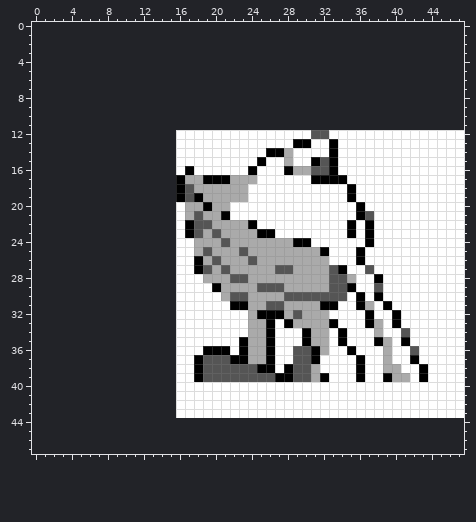
One commit to this pixel-art sprite: gfx/pokemon/back/froslassb.png. Above, as it was before the edit.
The file is 32x32 pixels. The old version is drawn lined up with the new one, on the new canvas.
After the commit:
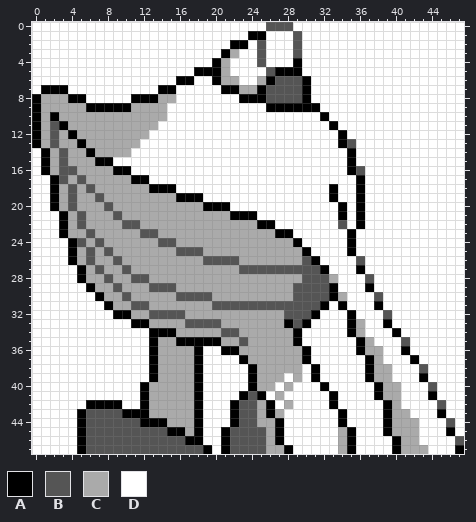
Palette (. is transparent): A #000000  B #555555  C #aaaaaa  D #ffffff
The exact change:
canvas 32x32 -> 48x48, the old top-left corner now at 16,12
@@ x 0..47 @@
- 0 ................................................
- 1 ................................................
- 2 ................................................
- 3 ................................................
- 4 ................................................
- 5 ................................................
- 6 ................................................
- 7 ................................................
- 8 ................................................
- 9 ................................................
-10 ................................................
-11 ................................................
-12 ................DDDDDDDDDDDDDDDBBDDDDDDDDDDDDDDD
-13 ................DDDDDDDDDDDDDAADDADDDDDDDDDDDDDD
-14 ................DDDDDDDDDDAACDDDDADDDDDDDDDDDDDD
-15 ................DDDDDDDDDADDCDDABADDDDDDDDDDDDDD
-16 ................DADDDDDDADDDACCBBADDDDDDDDDDDDDD
-17 ................ACCAAACCCDDDDDDAAAADDDDDDDDDDDDD
-18 ................ABCCCCCCDDDDDDDDDDDADDDDDDDDDDDD
-19 ................ABACCCCCDDDDDDDDDDDADDDDDDDDDDDD
-20 ................DCCACCDDDDDDDDDDDDDDADDDDDDDDDDD
-21 ................DCBCCADDDDDDDDDDDDDDABDDDDDDDDDD
-22 ................DABBCCCCADDDDDDDDDDADADDDDDDDDDD
-23 ................DABCBCCCCAADDDDDDDDADADDDDDDDDDD
-24 ................DDCCCBCCCCCCCAADDDDDDADDDDDDDDDD
-25 ................DDCBCCCBCCCCCCCCADDDADDDDDDDDDDD
-26 ................DDACBCCCBCCCCCCCCDDDADDDDDDDDDDD
-27 ................DDABCBCCCCCBBCCCCBADDBDDDDDDDDDD
-28 ................DDDCCCBBCCCCCCCCCBBCDDADDDDDDDDD
-29 ................DDDDACCCCBBBCCCCCBBADDBDDDDDDDDD
-30 ................DDDDDCBBCCCCBBBBBBBDADADDDDDDDDD
-31 ................DDDDDDAACCBBCCCCAADDACDADDDDDDDD
-32 ................DDDDDDDDCAAACBCCCDDDDADDADDDDDDD
-33 ................DDDDDDDDCCADACCCCADDDACDADDDDDDD
-34 ................DDDDDDDDCCADDDACCDADDDCDDBDDDDDD
-35 ................DDDDDDDACCADDDACCDADDDACDADDDDDD
-36 ................DDDAAADACCADDBBACDDADDDCDDBDDDDD
-37 ................DDABBBAACCADDBBADDDDADDCDDADDDDD
-38 ................DDABBBBBBAADABBCDDDDADDCCDDADDDD
-39 ................DDABBBBBBBBAABBCADDDADDACCDADDDD
-40 ................DDDDDDDDDDDDDDDDDDDDDDDDDDDDDDDD
-41 ................DDDDDDDDDDDDDDDDDDDDDDDDDDDDDDDD
-42 ................DDDDDDDDDDDDDDDDDDDDDDDDDDDDDDDD
-43 ................DDDDDDDDDDDDDDDDDDDDDDDDDDDDDDDD
-44 ................................................
-45 ................................................
-46 ................................................
-47 ................................................
+ 0 DDDDDDDDDDDDDDDDDDDDDDDDDDBBBDDDDDDDDDDDDDDDDDDD
+ 1 DDDDDDDDDDDDDDDDDDDDDDDDAADDDBDDDDDDDDDDDDDDDDDD
+ 2 DDDDDDDDDDDDDDDDDDDDDDAADBDDDBDDDDDDDDDDDDDDDDDD
+ 3 DDDDDDDDDDDDDDDDDDDDDACDDBDDDBDDDDDDDDDDDDDDDDDD
+ 4 DDDDDDDDDDDDDDDDDDDDACDDDBDDDADDDDDDDDDDDDDDDDDD
+ 5 DDDDDDDDDDDDDDDDDDAAACDDDDBAAADDDDDDDDDDDDDDDDDD
+ 6 DDDDDDDDDDDDDDDDAADDACCDDCABBBADDDDDDDDDDDDDDDDD
+ 7 DAAADDDDDDDDDDAADDDDDAACCABBBBADDDDDDDDDDDDDDDDD
+ 8 ACCCAADDDDDAAACCDDDDDDDAAABBBBADDDDDDDDDDDDDDDDD
+ 9 ACCCCCAAAAACCCCDDDDDDDDDDDAAAAAADDDDDDDDDDDDDDDD
+10 ACACCCCCCCCCCCCDDDDDDDDDDDDDDDDDADDDDDDDDDDDDDDD
+11 ACBACCCCCCCCCCDDDDDDDDDDDDDDDDDDDADDDDDDDDDDDDDD
+12 ACBCACCCCCCCCDDDDDDDDDDDDDDDDDDDDDADDDDDDDDDDDDD
+13 ACBCCACCCCCCDDDDDDDDDDDDDDDDDDDDDDABDDDDDDDDDDDD
+14 DACBCCACCCCDDDDDDDDDDDDDDDDDDDDDDDDADDDDDDDDDDDD
+15 DACBCCCAADDDDDDDDDDDDDDDDDDDDDDDDDDADDDDDDDDDDDD
+16 DACBBCCCCAADDDDDDDDDDDDDDDDDDDDDDDDABDDDDDDDDDDD
+17 DDABCBCCCCCAADDDDDDDDDDDDDDDDDDDDDDDADDDDDDDDDDD
+18 DDACBCBCCCCCCAAADDDDDDDDDDDDDDDDDADDADDDDDDDDDDD
+19 DDACBCCBCCCCCCCCAAADDDDDDDDDDDDDDADDADDDDDDDDDDD
+20 DDACBCCCBCCCCCCCCCCAAADDDDDDDDDDDDADADDDDDDDDDDD
+21 DDDACBCCCBCCCCCCCCCCCCAAADDDDDDDDDADADDDDDDDDDDD
+22 DDDACBCCCCBBCCCCCCCCCCCCCAADDDDDDDBDADDDDDDDDDDD
+23 DDDACCBCCCCCBBCCCCCCCCCCCCCAADDDDDDADDDDDDDDDDDD
+24 DDDDABCBCCCCCCBBCCCCCCCCCCCCCADDDDDADDDDDDDDDDDD
+25 DDDDACBCBCCCCCCCBBBCCCCCCCCCCCADDDDADDDDDDDDDDDD
+26 DDDDACBCCBCCCCCCCCCBBBBCCCCCCCBADDDDBDDDDDDDDDDD
+27 DDDDDACBCCBCCCCCCCCCCCCBBBBBBBBBADDDADDDDDDDDDDD
+28 DDDDDACCBCCBBCCCCCCCCCCCCCCCCCBBBCDDDBDDDDDDDDDD
+29 DDDDDDACCBCCCBBBCCCCCCCCCCCCCBBBBADDDADDDDDDDDDD
+30 DDDDDDDACCBCCCCCBBBBCCCCCCCCCBBBBACDDDBDDDDDDDDD
+31 DDDDDDDDACCBBCCCCCCCBBBBBBBBBBBBADADDDADDDDDDDDD
+32 DDDDDDDDDAACCBBBBCCCCCCCCCCCBBBADDDADDDBDDDDDDDD
+33 DDDDDDDDDDDAACCCCBBBBCCCCCCCABADDDDACDDADDDDDDDD
+34 DDDDDDDDDDDDDAAACCCCCBBCCCCCCADDDDDACDDDADDDDDDD
+35 DDDDDDDDDDDDDACCAAAAACCBCCCCCADDDDDDACDDDBDDDDDD
+36 DDDDDDDDDDDDDACCCCADDAACCCCCCCADDDDDACCDDADDDDDD
+37 DDDDDDDDDDDDDACCCCADDDDACCCCCCADDDDDDACDDDADDDDD
+38 DDDDDDDDDDDDDACCCCADDDDDACCCCCDADDDDDACCDDDBDDDD
+39 DDDDDDDDDDDDDACCCCADDDDDACCCDCDADDDDDACCDDDADDDD
+40 DDDDDDDDDDDDACCCCCADDDDDACCDCDDDADDDDDACCDDDBDDD
+41 DDDDDDDDDDDDACCCCCADDDDABADCDDDDDADDDDACCDDDADDD
+42 DDDDDDAAAADDACCCCCADDDABBCADCDDDDADDDDDACDDDDBDD
+43 DDDDDABBBBAAACCCCCADDDABBCACDDDDDDADDDDACCDDDADD
+44 DDDDDABBBBBBAAACCCADDDABBCCADDDDDDADDDDACCCDDDBD
+45 DDDDDABBBBBBBBBAACADDABBBBCADDDDDDCADDDACCCDDDAD
+46 DDDDDABBBBBBBBBBBAADDABBBBCADDDDDDCADDDDACCDDDDB
+47 DDDDDABBBBBBBBBBBBBADABBBBCCADDDDDCADDDDACCCDDDA
Boxes around the changes in both pictures, in picture pixels (x1, y1, x2, y2):
changed: (32, 22, 464, 454)
